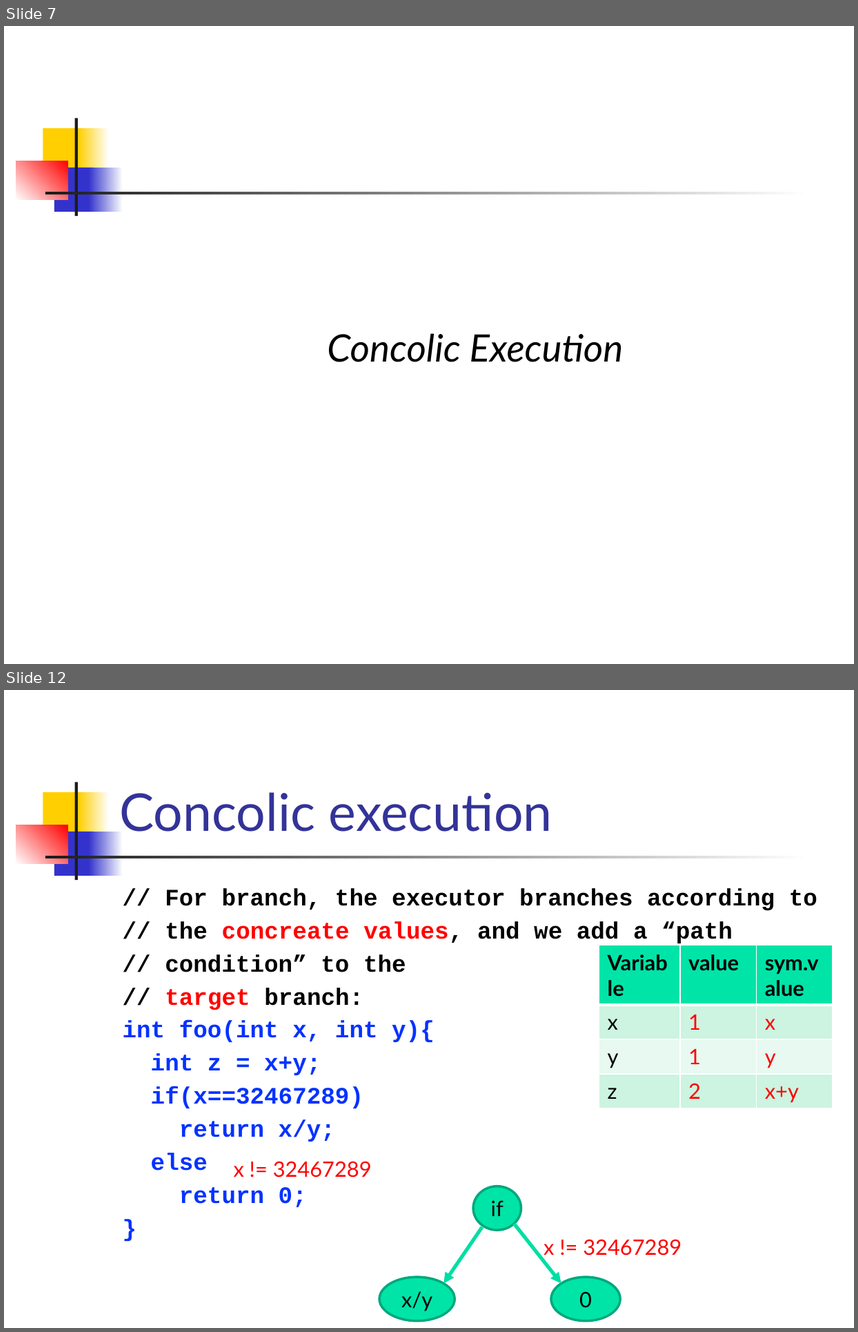
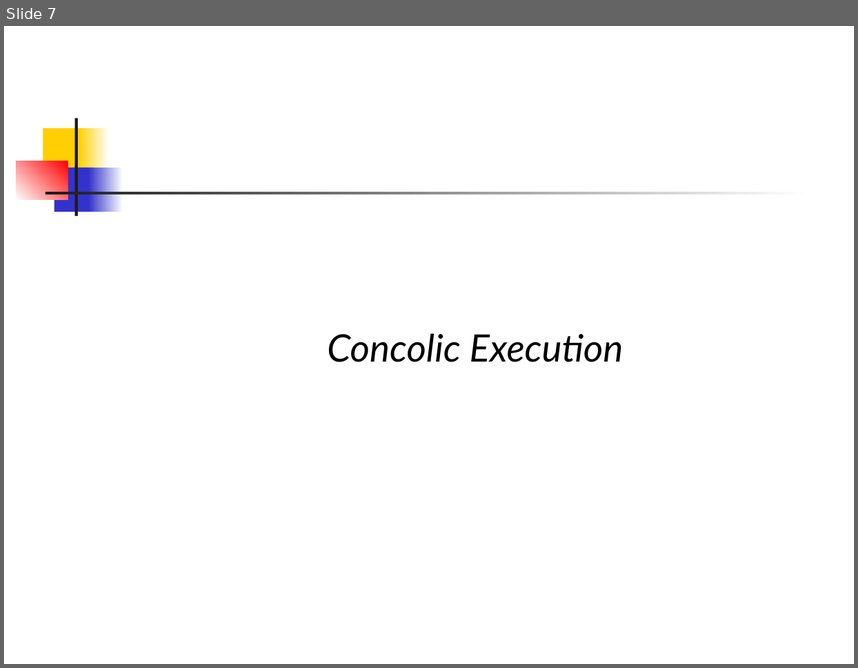
Before and after one commit to csslab-ustc/csslab-ustc.github.io, a slide deck: courses/theory/slides/lec17-concolic.pptx. Shown one above the other, each under a label of ours: slides 7 and 12 before the commit, slide 7 after it; the slides between them are not shown. The pictures are 858x1332 and 858x668 pixels, drawn with LibreOffice and Linux fonts; fonts in the diff are those of the drawing. Boxes give left, top, right and bottom in pixels: in the first picture for what was removed or moved away, otherwise in the second. Text is boxed around its words. In the diff, an @@ line names an element or a change of style, - is before the commit and + after.

```diff
--- a/courses/theory/slides/lec17-concolic.pptx
+++ b/courses/theory/slides/lec17-concolic.pptx
@@ slide 12 removed at (4,690,854,1328), background #FFFFFF; not listed: 7 template elements that a slide beside it also shows @@
@@ title removed at (119,792,553,831) @@
-Concolic execution
@@ text removed at (123,888,818,1207) @@
-// For branch, the executor branches according to
-// the concreate values, and we add a “path
-// condition” to the
-// target branch:
-int foo(int x, int y){
-int z = x+y;
-if(x==32467289)
-return x/y;
-else
-return 0;
-}
@@ table removed at (599,945,833,1108), 4 rows, 3 columns @@
-Variable | value | sym.value
-x | 1 | x
-y | 1 | y
-z | 2 | x+y
@@ text removed at (234,1161,372,1177) @@
-x != 32467289
@@ ellipse removed at (473,1185,521,1230) @@
-if
@@ arrow removed from (483, 1226) to (444, 1283) @@
@@ arrow removed from (514, 1223) to (562, 1283) @@
@@ text removed at (544,1239,682,1259) @@
-x != 32467289
@@ ellipse removed at (380,1276,455,1321) @@
-x/y
@@ ellipse removed at (551,1276,620,1321) @@
-0
```
Also in this commit, not shown: 19 other slides removed.
